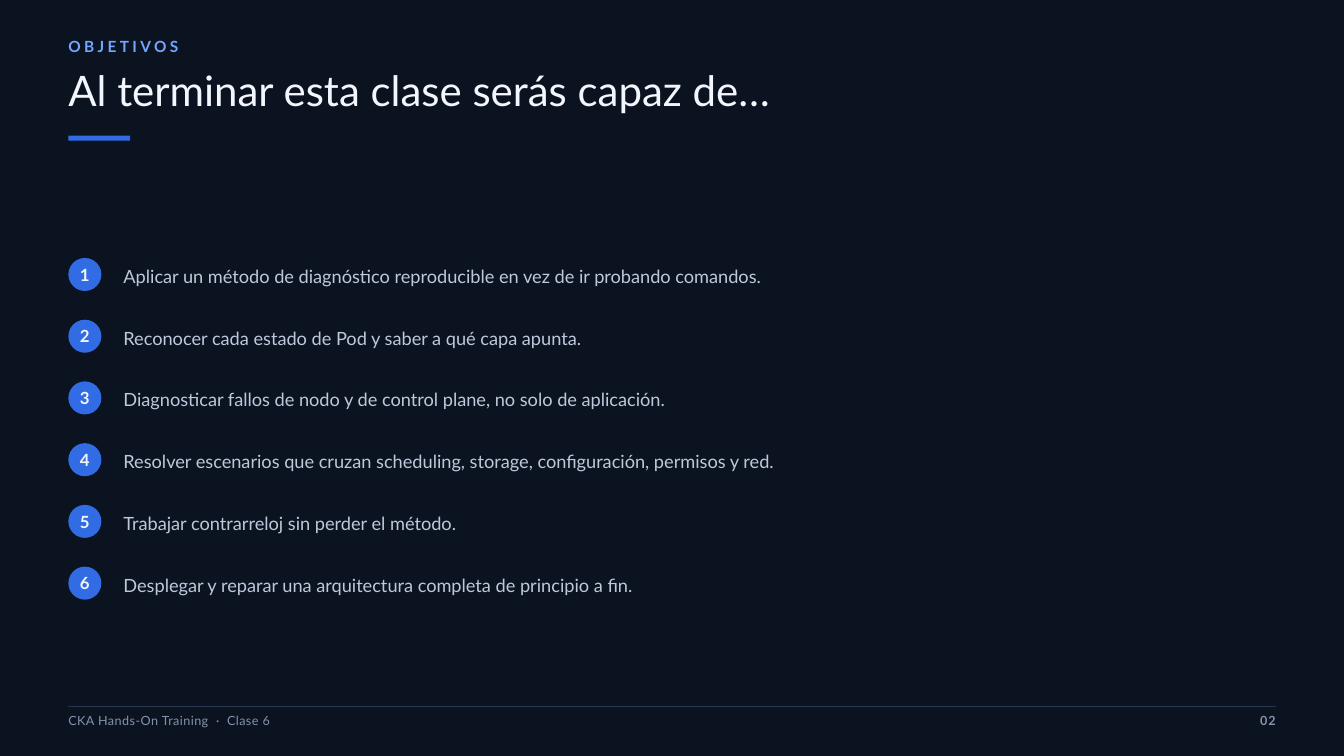
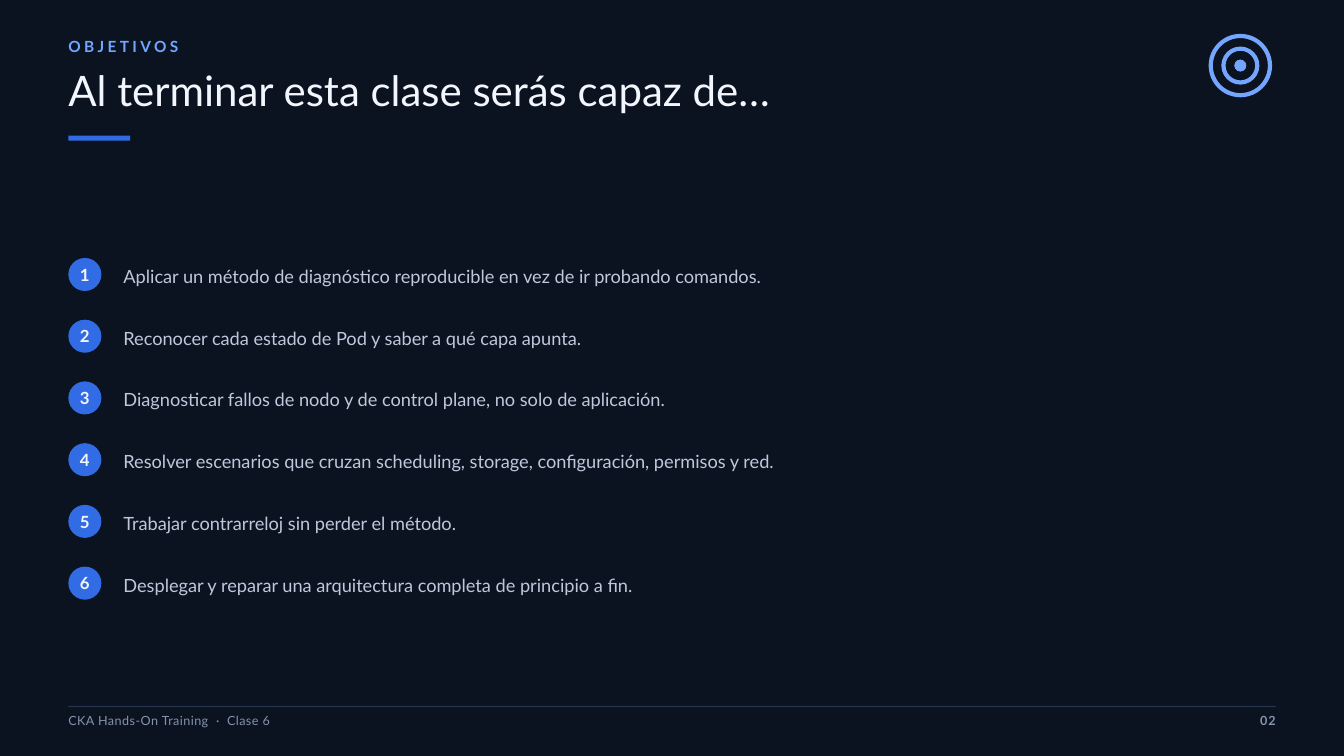
Before and after one commit to brettsacuna/CKA-TRAINING, a slide deck: slide 2 of CLASE-06/01-CLASE-06-CKA.pptx. Drawn at 1344x756 pixels with LibreOffice and Linux fonts; fonts in the diff are those of the drawing. Boxes give left, top, right and bottom in pixels: in the first picture for what was removed or moved away, otherwise in the second. Text is boxed around its words. In the diff, an @@ line names an element or a change of style, - is before the commit and + after.

```diff
--- a/CLASE-06/01-CLASE-06-CKA.pptx
+++ b/CLASE-06/01-CLASE-06-CKA.pptx
@@ ellipse added at bbox=[1211, 36, 1270, 96], outline #74A6FF 3 pt @@
@@ ellipse added at bbox=[1224, 48, 1258, 83], outline #74A6FF 3 pt @@
@@ ellipse added at bbox=[1235, 59, 1246, 71], fill #74A6FF, outline #74A6FF 0.5 pt @@
```
Also in this commit, not shown: 23 other slides changed, 48 other files.
